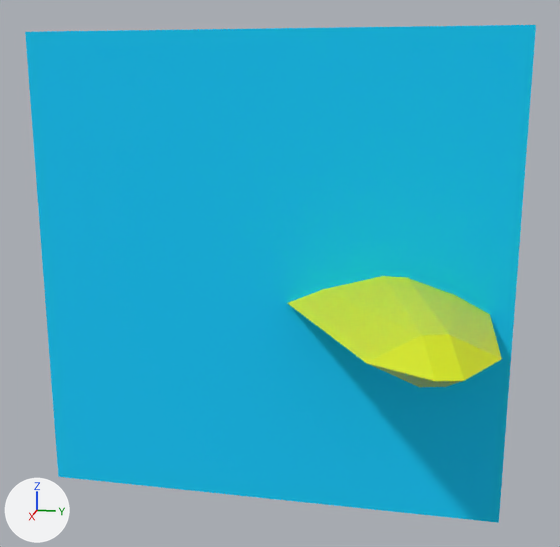
An edit to the glTF model file/actor/excalibur.glb, drawn before and after from the same camera.
Camera for both pictures: a 50 mm lens placed at (4.46, 0.74, 1.98), pointed at (0.41, -0.07, 0.96). The lights are fixed; the arrows at lower left show +X, +Y and +Z.

In view in the first picture: 'Actor', 'Excalibur'.
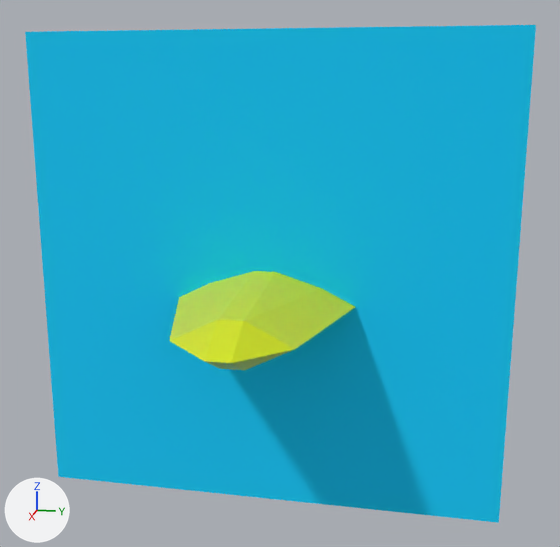
What differs and where, as boxes (x1, y1, x2, y2) in the pictures (560 x 547 px):
'Excalibur', moved, turned
    before: (288, 276, 502, 387)
    after: (169, 271, 355, 370)

Edits to the bpy script that builds the scene:
```text
Change ob_excalibur:
    ob_excalibur.rotation_euler: (0.0, 0.0, 0.276) -> (0.0, 0.0, 0.0)  # degrees (0, 0, 16) -> degrees (0, 0, 0)
    ob_excalibur.location: (-0.956, 0.0, 1.0) -> (-1.091, 0.0, 1.0)
```
